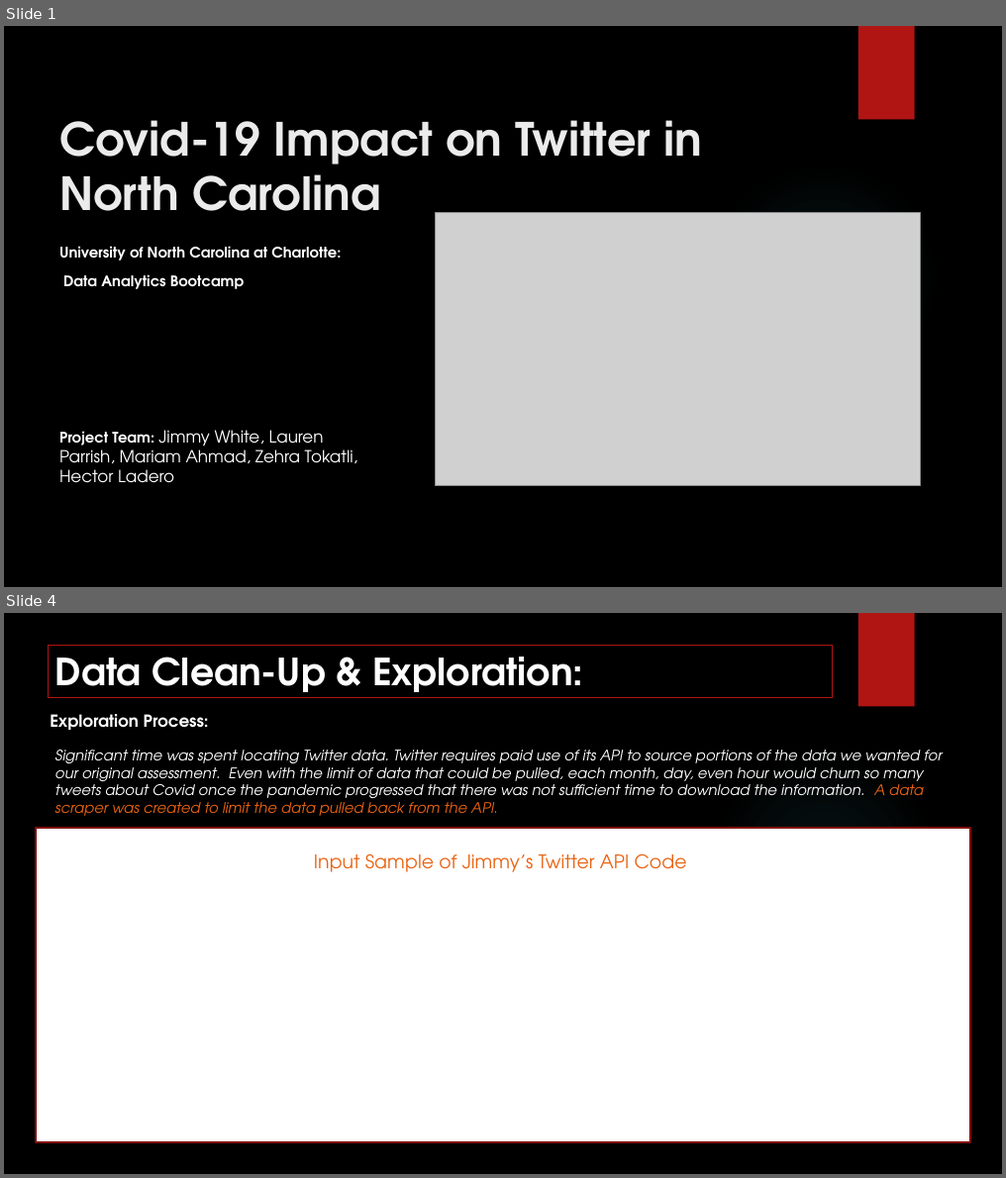
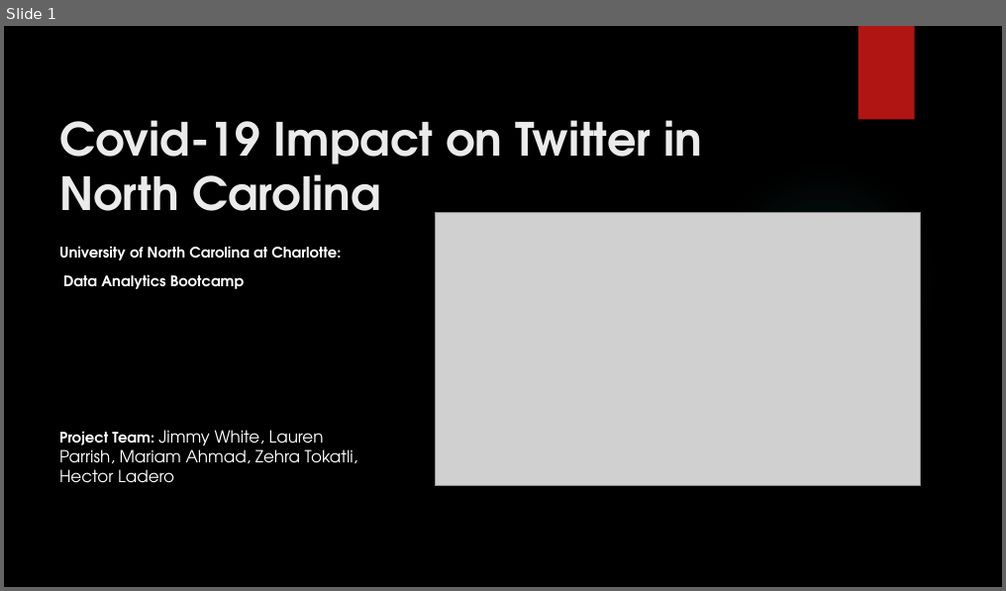
Before and after one commit to znurtokatli/COVID19TweetsDataAnalyzer, a slide deck: Cleaning/Data Analytics ProjectPres_LP_review.pptx. Shown one above the other, each under a label of ours: slides 1 and 4 before the commit, slide 1 after it; the slides between them are not shown. The pictures are 1006x1178 and 1006x591 pixels, drawn with LibreOffice and Linux fonts; fonts in the diff are those of the drawing; grey boxes stand for pictures; background and template pictures are left out. Boxes give left, top, right and bottom in pixels: in the first picture for what was removed or moved away, otherwise in the second. Text is boxed around its words. In the diff, an @@ line names an element or a change of style, - is before the commit and + after.

```diff
--- a/Cleaning/Data Analytics ProjectPres_LP_review.pptx
+++ b/Cleaning/Data Analytics ProjectPres_LP_review.pptx
@@ slide 4 removed at (4,613,1002,1174), background picture (left out); not listed: 2 template elements that a slide beside it also shows @@
@@ rectangle removed at (48,645,833,697) @@
-Data Clean-Up & Exploration:
@@ text removed at (50,714,209,730) @@
-Exploration Process:
@@ title removed at (55,750,942,816) @@
-Significant time was spent locating Twitter data. Twitter requires paid use of its API to source portions of the data we wanted for our original assessment. Even with the limit of data that could be pulled, each month, day, even hour would churn so many tweets about Covid once the pandemic progressed that there was not sufficient time to download the information. A data scraper was created to limit the data pulled back from the API.
@@ rectangle removed at (36,828,970,1143) @@
@@ text removed at (314,854,687,872) @@
-Input Sample of Jimmy’s Twitter API Code
```
Also in this commit, not shown: 9 slides changed, 2 slides added, 3 other slides removed.
